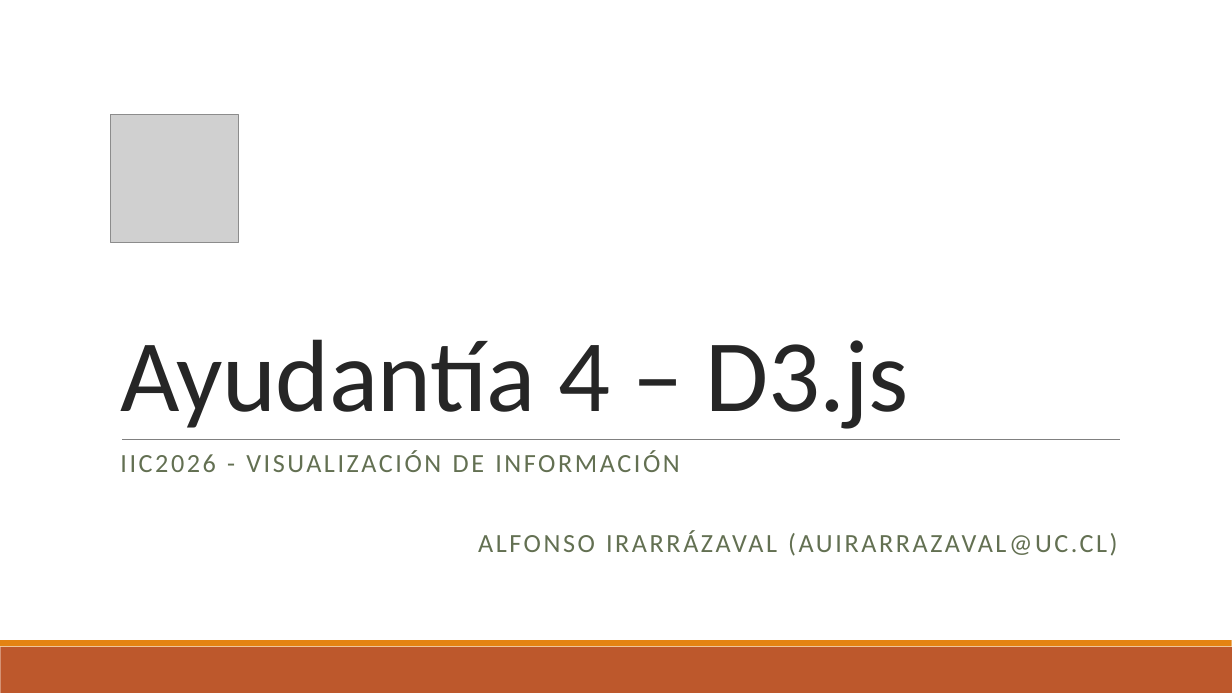
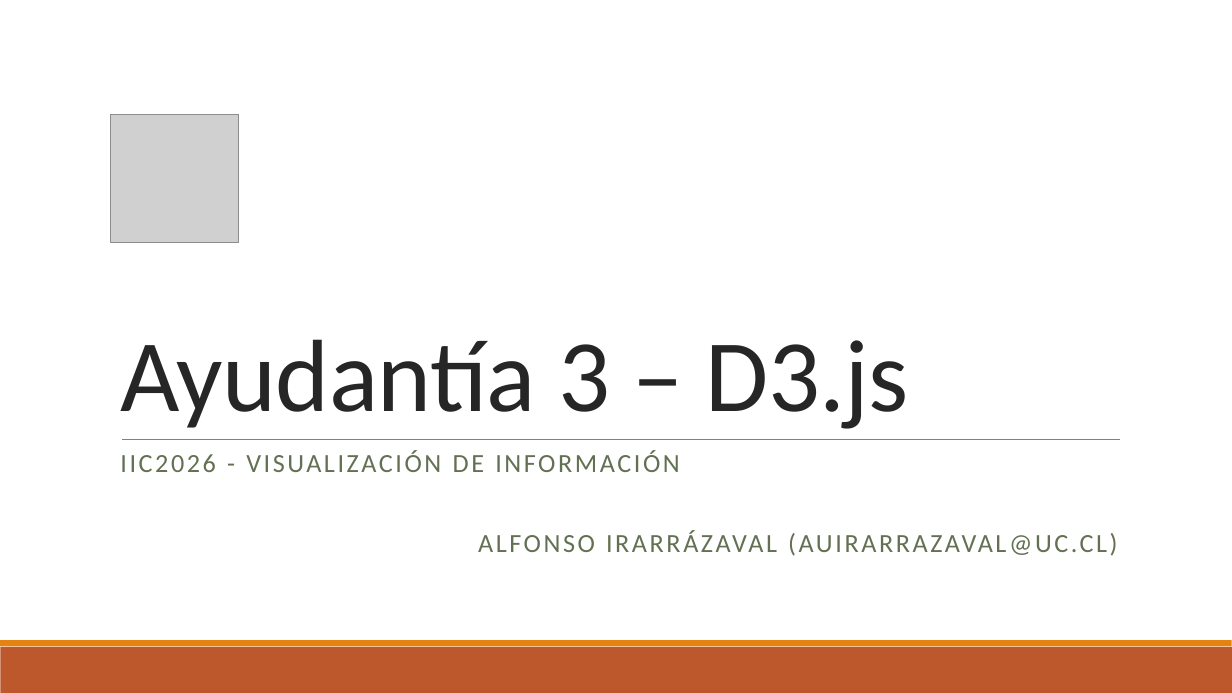
Before and after one commit to PUC-Infovis/syllabus-2019, a slide deck: slide 1 of ayudantias/ayudantia03/A04.pptx. Drawn at 1232x693 pixels with LibreOffice and Linux fonts; fonts in the diff are those of the drawing; grey boxes stand for pictures. Boxes give left, top, right and bottom in pixels: in the first picture for what was removed or moved away, otherwise in the second. Text is boxed around its words. In the diff, an @@ line names an element or a change of style, - is before the commit and + after.

```diff
--- a/ayudantias/ayudantia03/A04.pptx
+++ b/ayudantias/ayudantia03/A04.pptx
@@ title at box(120, 339, 909, 429): text changed @@
-Ayudantía 4 – D3.js
+Ayudantía 3 – D3.js
```
Also in this commit, not shown: 1 slide added, 11 other files.
